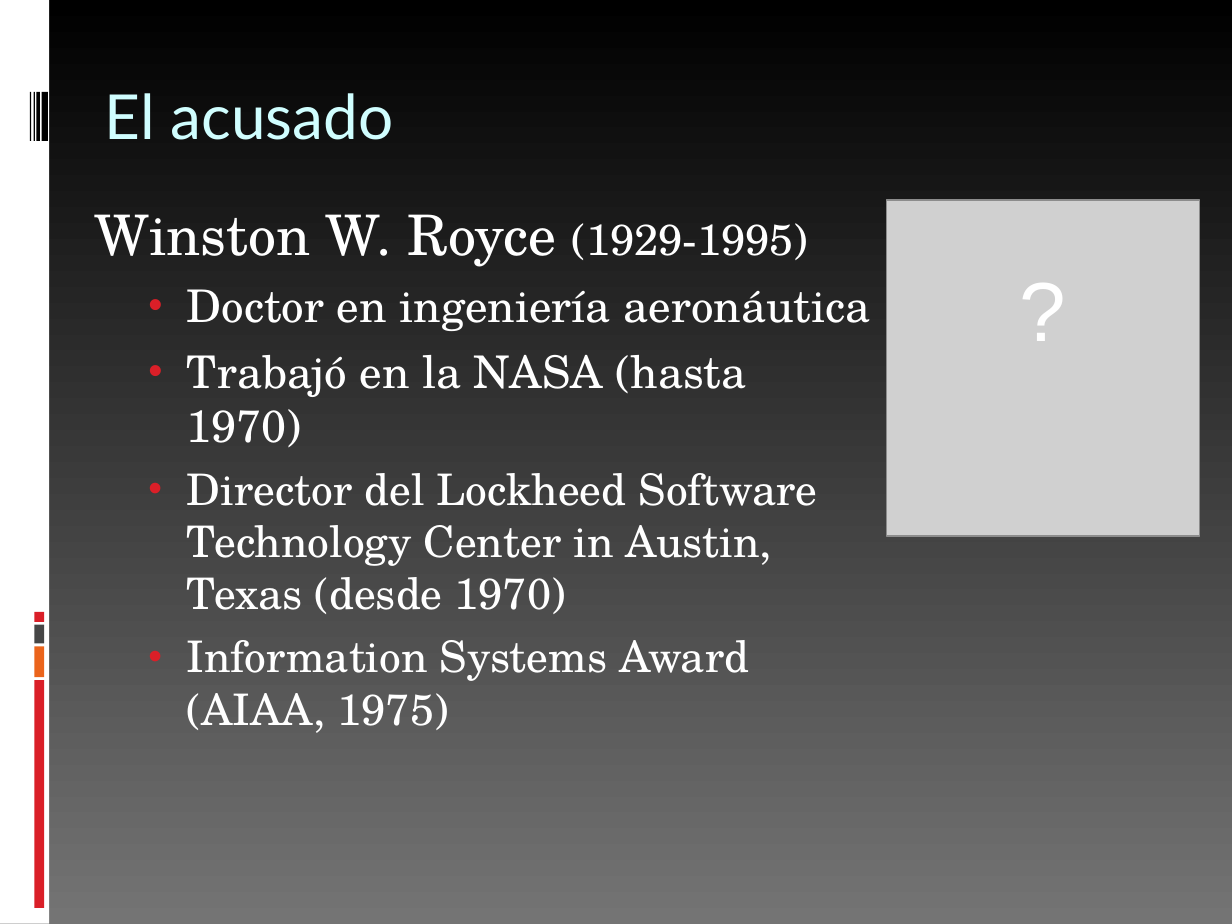
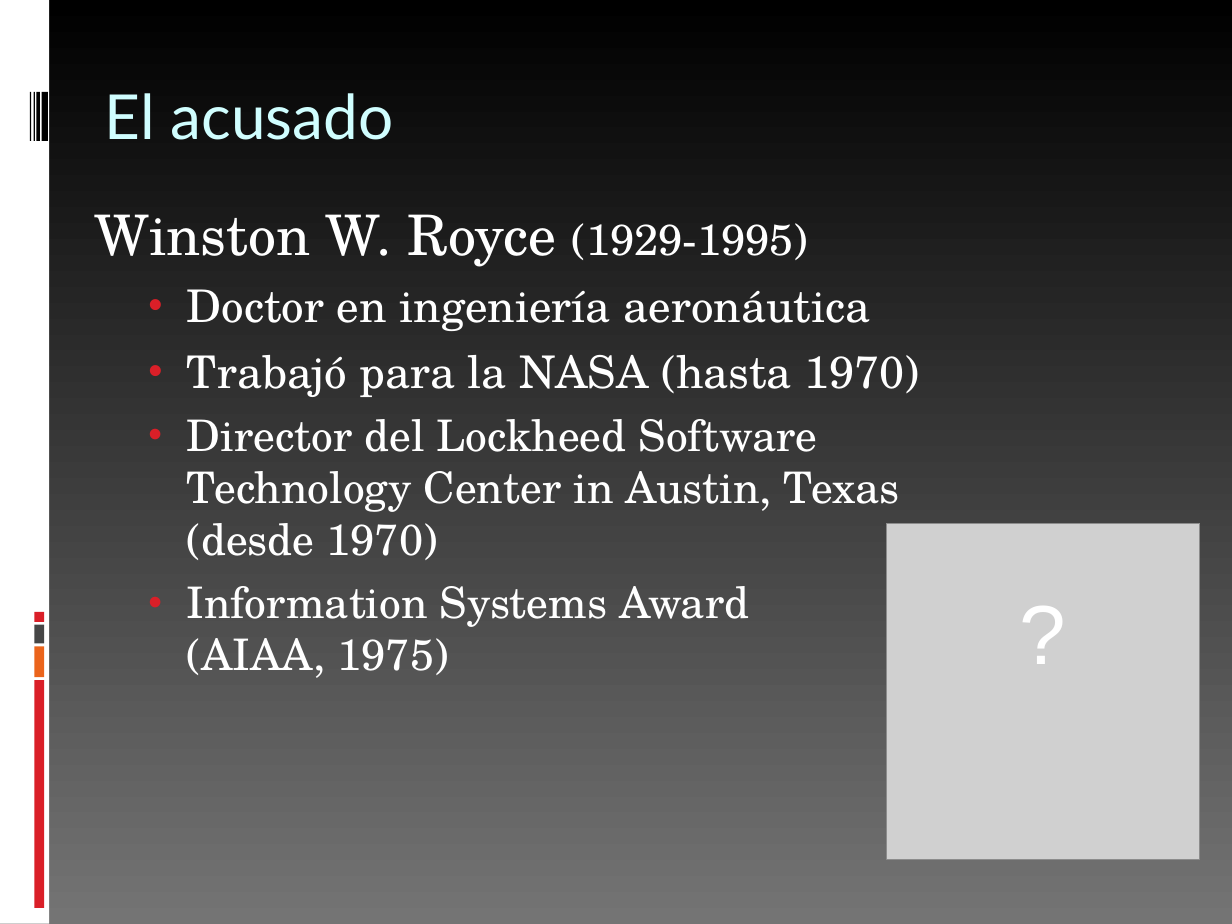
Before and after one commit to Maturuleco/ingdesoft2, a slide deck: slide 3 of Paper/PresentaciónSantiago.ppt. Drawn at 1232x924 pixels with LibreOffice and Linux fonts; fonts in the diff are those of the drawing; grey boxes stand for pictures. Boxes give left, top, right and bottom in pixels: in the first picture for what was removed or moved away, otherwise in the second. Text is boxed around its words. In the diff, an @@ line names an element or a change of style, - is before the commit and + after.

```diff
--- a/Paper/PresentaciónSantiago.ppt
+++ b/Paper/PresentaciónSantiago.ppt
@@ text at (187,355,919,397): text changed @@
-  • Trabajó en la NASA (hasta 1970)
+  • Trabajó para la NASA (hasta 1970)
@@ picture: place and size @@
-picture at (887,200,1200,537)
+picture at (887,523,1200,860)
@@ text "?": place and size @@
-text "?" at (1010,262,1071,367)
+text "?" at (1010,585,1071,690)
```
Also in this commit, not shown: 1 other slide changed, 1 slide added.
